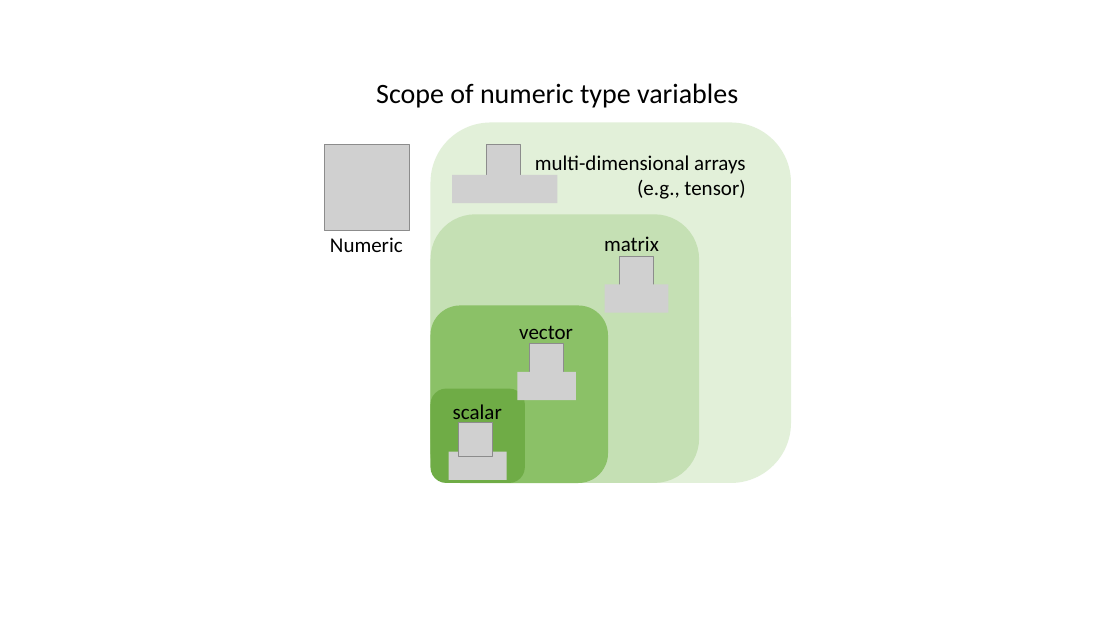
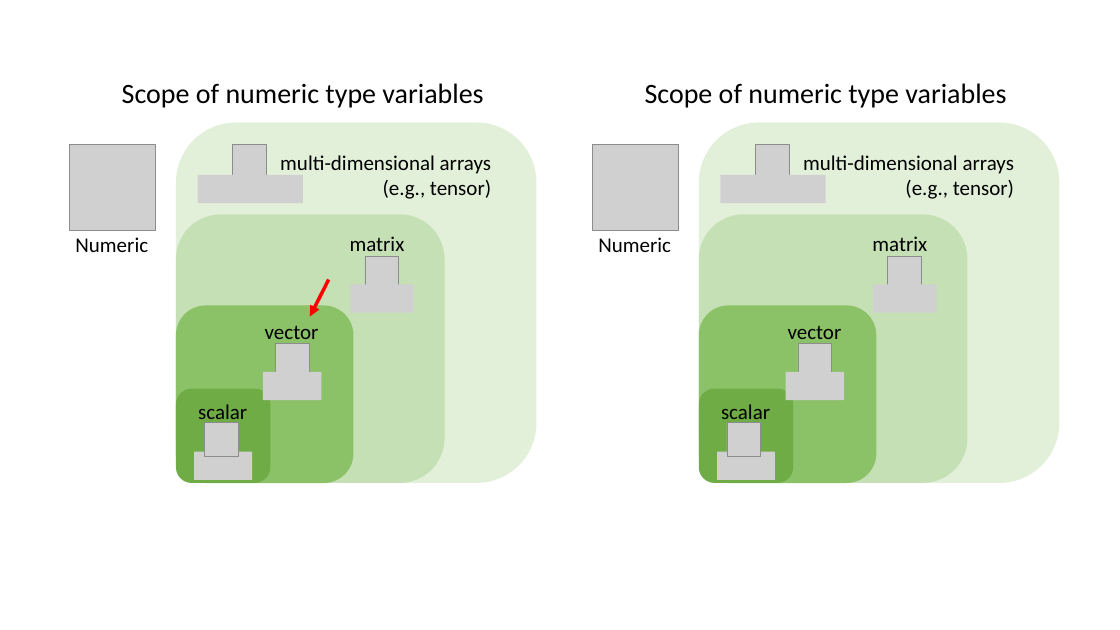
Before and after one commit to answeredbyablemind/answeredbyablemind.github.io, a slide deck: slide 1 of Wikidocs/pics_for_vector.pptx. Drawn at 1120x630 pixels with LibreOffice and Linux fonts; fonts in the diff are those of the drawing; grey boxes stand for pictures. Boxes give left, top, right and bottom in pixels: in the first picture for what was removed or moved away, otherwise in the second. Text is boxed around its words. In the diff, an @@ line names an element or a change of style, - is before the commit and + after.

```diff
--- a/Wikidocs/pics_for_vector.pptx
+++ b/Wikidocs/pics_for_vector.pptx
@@ text added at [122,83,483,108], 24 pt, text #000000 @@
+Scope of numeric type variables
@@ picture added at [70,145,155,231] @@
@@ rounded rectangle added at [176,123,536,483], fill #E2F0D9 @@
@@ picture added at [233,145,266,179] @@
@@ picture added at [197,175,302,203] @@
@@ text added at [280,155,491,199], 18 pt, text #000000 @@
+multi-dimensional arrays
+(e.g., tensor)
@@ text added at [75,237,148,252], 18 pt, text #000000 @@
+Numeric
@@ rounded rectangle added at [176,214,444,483], fill #C5E0B4 @@
@@ text added at [350,236,405,258], 18 pt, text #000000 @@
+matrix
@@ picture added at [365,256,399,290] @@
@@ arrow added from (329, 280) to (310, 317), #FF0000 3 pt @@
@@ picture added at [350,284,414,313] @@
@@ picture removed at [605,284,669,313] @@
@@ picture added at [873,284,937,313] @@
@@ rounded rectangle added at [176,306,353,483], fill #8BC167 @@
@@ text added at [265,325,319,346], 18 pt, text #000000 @@
+vector
@@ picture added at [276,344,309,377] @@
@@ rounded rectangle added at [176,389,270,483], fill #6FAC46 @@
@@ picture added at [263,372,322,401] @@
@@ 8 pictures, 6 texts, 4 rounded rectangles: place and size @@
-8 pictures, 6 texts, 4 rounded rectangles at [324,83,791,483]
+8 pictures, 6 texts, 4 rounded rectangles at [592,83,1060,483]
@@ text added at [198,404,247,425], 18 pt, text #000000 @@
+scalar
@@ picture added at [204,423,238,456] @@
@@ picture added at [194,452,252,481] @@
```
Also in this commit, not shown: 5 slides added, 1 other file.
